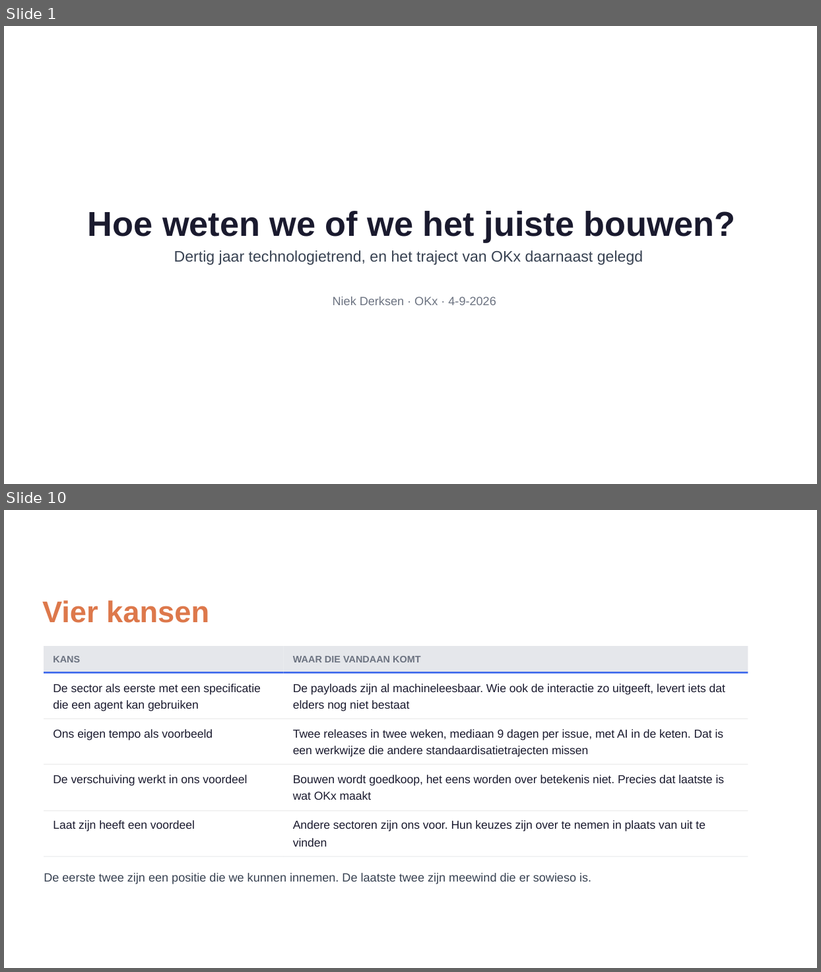
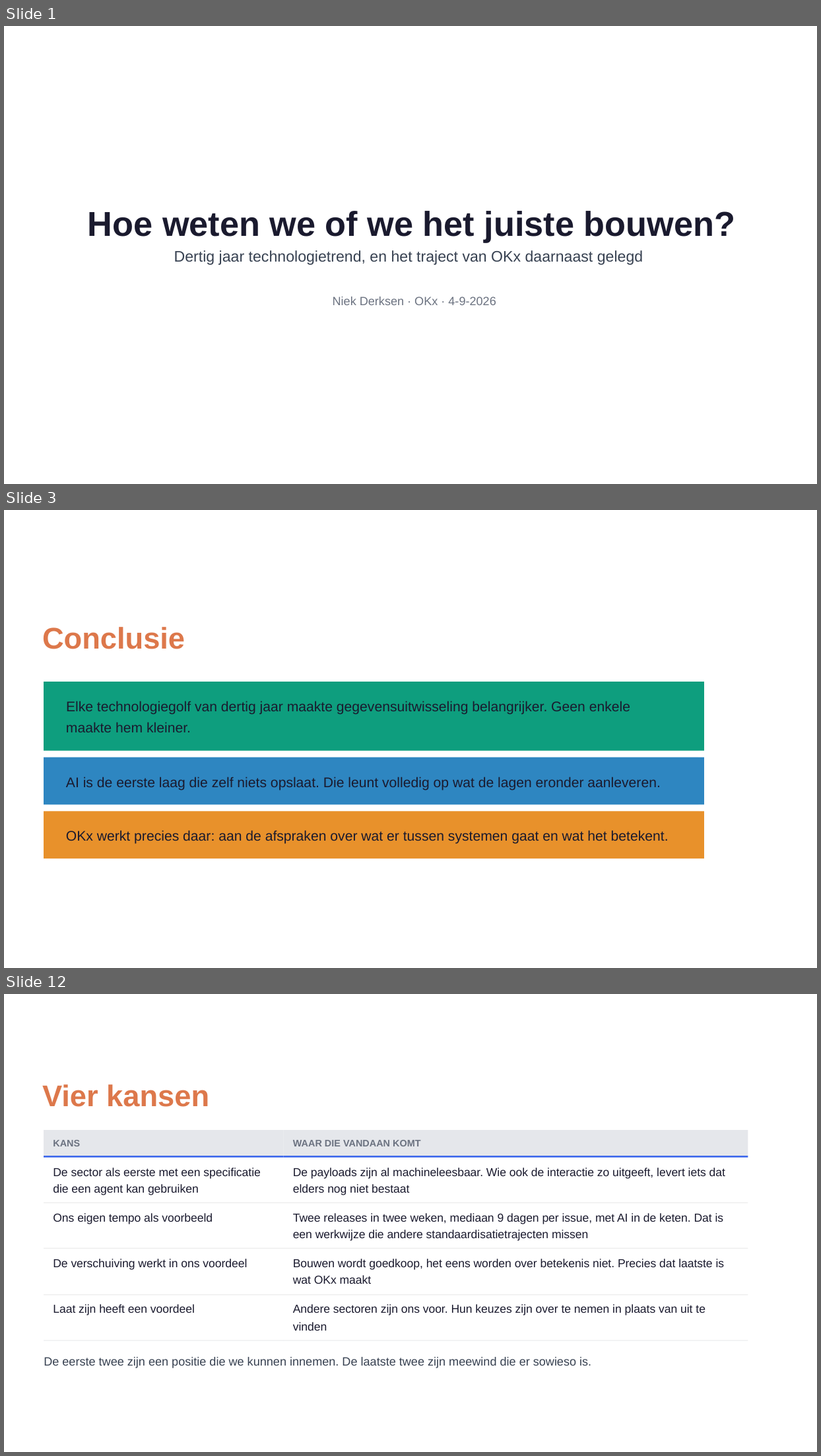
Before and after one commit to Npuls-OKx/meta, a slide deck: presentaties/export/260904_ai_houdbaarheid/260904_ai_houdbaarheid.pptx. Shown one above the other, each under a label of ours: slides 1 and 10 before the commit, slides 1, 3 and 12 after it; the slides between them are not shown. The pictures are 821x972 and 821x1456 pixels, drawn with LibreOffice and Linux fonts; fonts in the diff are those of the drawing; background and template pictures are left out. Boxes give left, top, right and bottom in pixels: in the first picture for what was removed or moved away, otherwise in the second. Text is boxed around its words. In the diff, an @@ line names an element or a change of style, - is before the commit and + after.

```diff
--- a/presentaties/export/260904_ai_houdbaarheid/260904_ai_houdbaarheid.pptx
+++ b/presentaties/export/260904_ai_houdbaarheid/260904_ai_houdbaarheid.pptx
@@ slide 3 added at (4,510,817,968), background picture (left out) @@
@@ freeform shape added at (4,510,817,968), fill #000000 @@
@@ freeform shape added at (4,510,817,968), fill #FFFFFF @@
@@ text added at (42,627,185,649), 27 pt, text #DD784B, bold @@
+Conclusie
@@ freeform shape added at (44,682,704,750), fill #0E9E7E @@
@@ freeform shape added at (46,682,704,750), fill #D9F5EC @@
@@ text added at (66,701,630,715), 12.6 pt, text #1A1A2E @@
+Elke technologiegolf van dertig jaar maakte gegevensuitwisseling belangrijker. Geen enkele
@@ text added at (66,722,191,732), 12.6 pt, text #1A1A2E @@
+maakte hem kleiner.
@@ freeform shape added at (44,757,704,804), fill #2E86C1 @@
@@ freeform shape added at (46,757,704,804), fill #DCEFFA @@
@@ text added at (66,777,660,790), 12.6 pt, text #1A1A2E @@
+AI is de eerste laag die zelf niets opslaat. Die leunt volledig op wat de lagen eronder aanleveren.
@@ freeform shape added at (44,811,704,858), fill #E8912B @@
@@ freeform shape added at (46,811,704,858), fill #FFEED9 @@
@@ text added at (66,830,669,844), 12.6 pt, text #1A1A2E @@
+OKx werkt precies daar: aan de afspraken over wat er tussen systemen gaat en wat het betekent.
@@ what was slide 10 is now slide 12 @@
```
Also in this commit, not shown: 6 slides changed, 3 other slides added, 2 slides removed, 2 other files.
